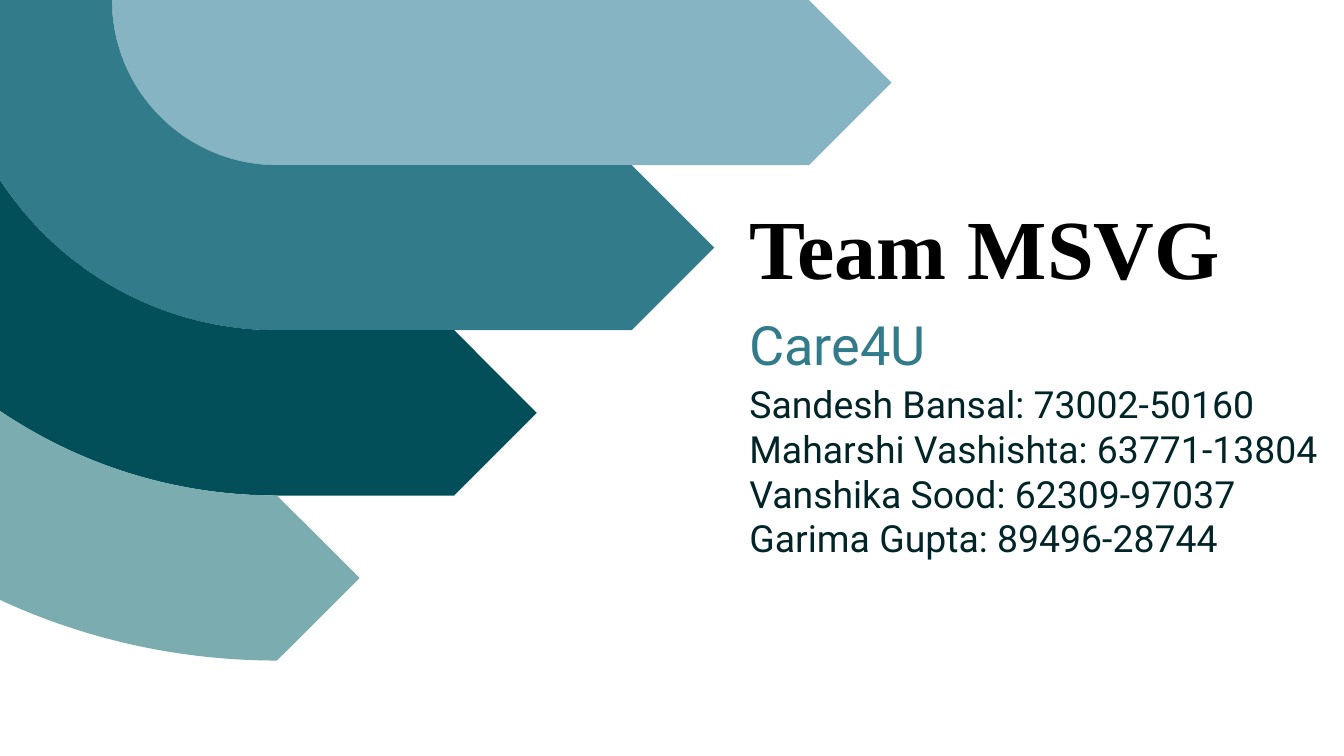
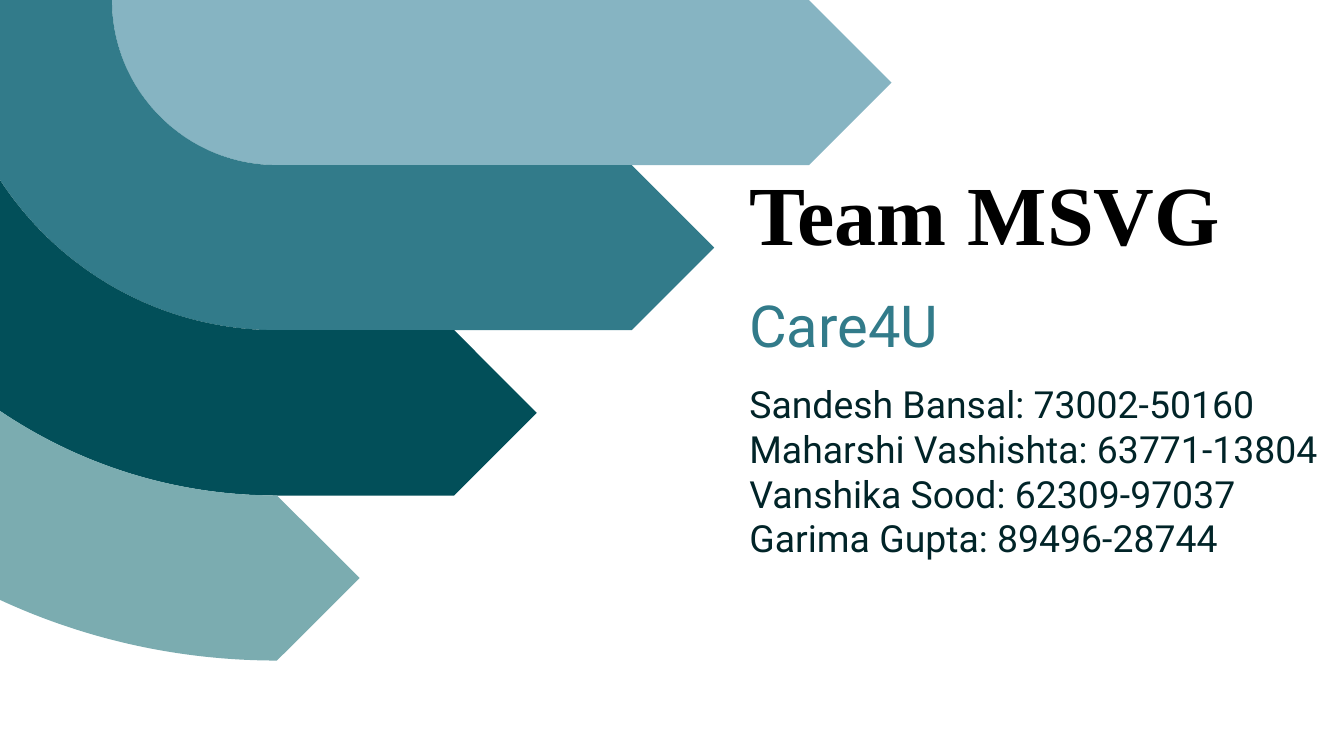
Before and after one commit to sandesh3568/Care4U-MSVG.github.io, a slide deck: slide 1 of Team MSVG.pptx. Drawn at 1344x756 pixels with LibreOffice and Linux fonts; fonts in the diff are those of the drawing. Boxes give left, top, right and bottom in pixels: in the first picture for what was removed or moved away, otherwise in the second. Text is boxed around its words. In the diff, an @@ line names an element or a change of style, - is before the commit and + after.

```diff
--- a/Team MSVG.pptx
+++ b/Team MSVG.pptx
@@ title "Team MSVG": place and size @@
-title "Team MSVG" at bbox=[749, 223, 1220, 281]
+title "Team MSVG" at bbox=[749, 189, 1220, 247]
@@ title "Care4U": place and size @@
-title "Care4U" at bbox=[749, 326, 926, 366]
+title "Care4U" at bbox=[749, 305, 938, 348]
@@ title "Care4U" at bbox=[749, 305, 938, 348]: size 29 to 31 pt @@
```
Also in this commit, not shown: 4 other slides changed, 6 slides added, 2 slides removed, 40 other files.
